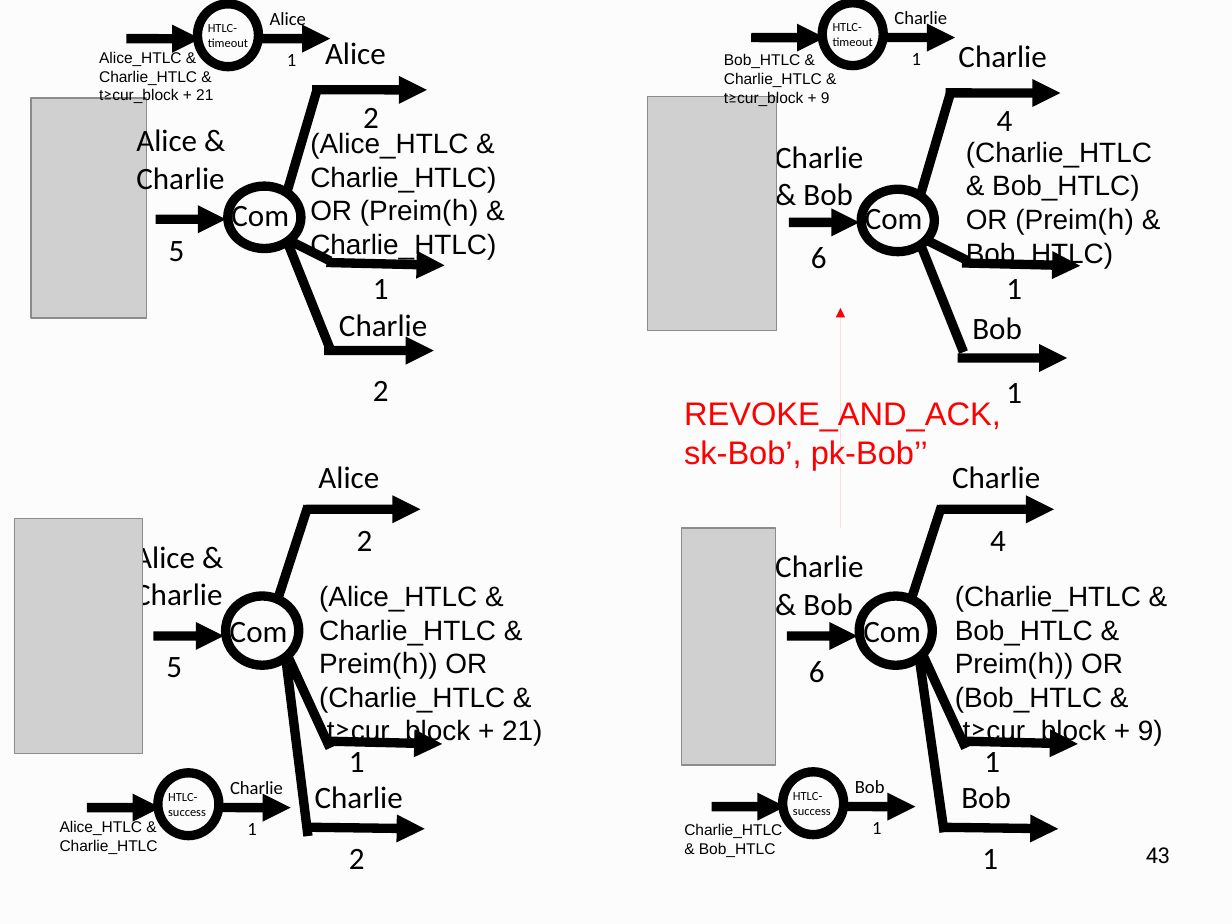
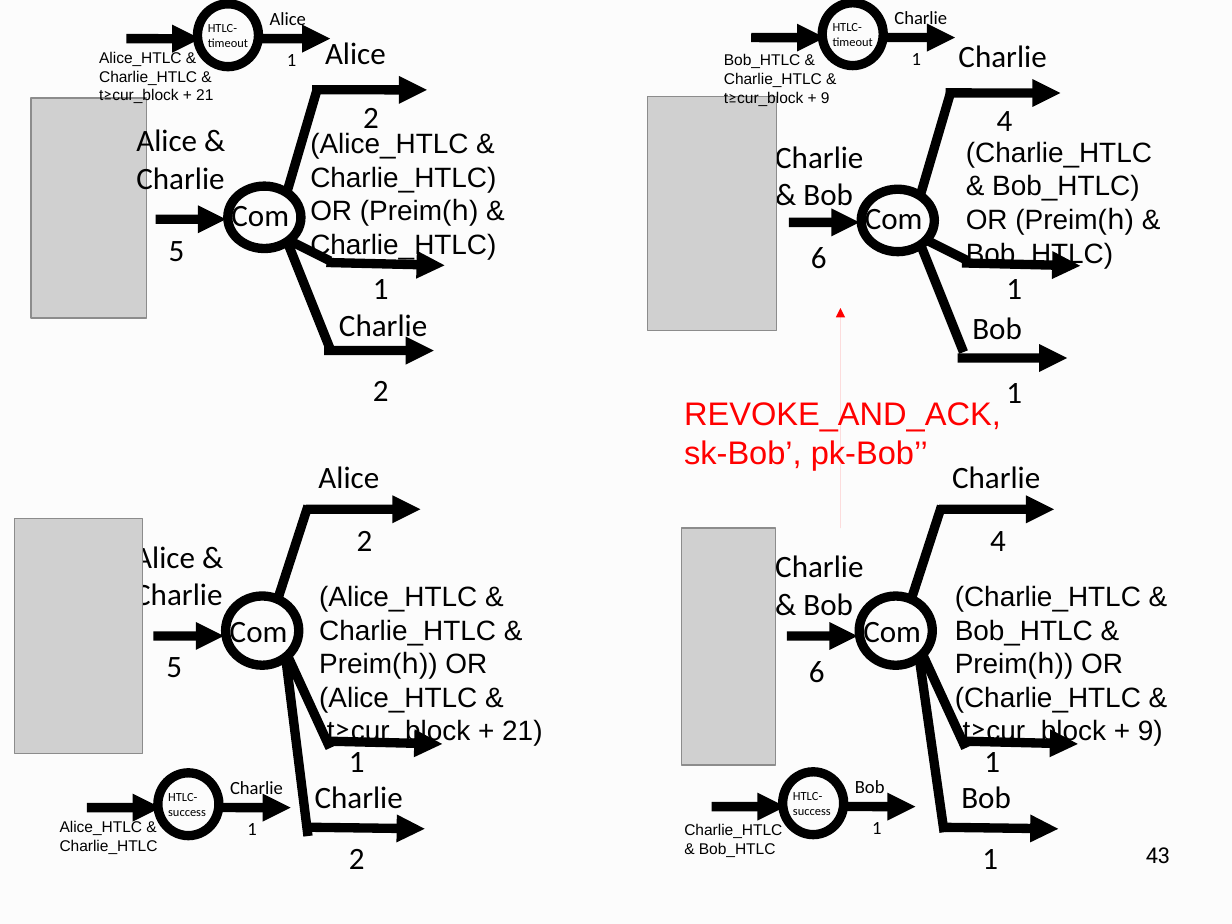
Before and after one commit to OrfeasLitos/PaymentChannels, a slide deck: slide 43 of ln-slides/multi-hop-slides.odp. Drawn at 1232x924 pixels with LibreOffice and Linux fonts; fonts in the diff are those of the drawing; grey boxes stand for pictures. Boxes give left, top, right and bottom in pixels: in the first picture for what was removed or moved away, otherwise in the second. Text is boxed around its words. In the diff, an @@ line names an element or a change of style, - is before the commit and + after.

Commit message:
Fix typos, add missing slide

```diff
--- a/ln-slides/multi-hop-slides.odp
+++ b/ln-slides/multi-hop-slides.odp
@@ text at (x1=319, y1=585, x2=496, y2=712): text changed @@
-(Alice_HTLC & Charlie_HTLC & Preim(h)) OR (Charlie_HTLC &
+(Alice_HTLC & Charlie_HTLC & Preim(h)) OR (Alice_HTLC &
@@ text at (x1=955, y1=585, x2=1141, y2=712): text changed @@
-(Charlie_HTLC & Bob_HTLC & Preim(h)) OR (Bob_HTLC &
+(Charlie_HTLC & Bob_HTLC & Preim(h)) OR (Charlie_HTLC &
```
Also in this commit, not shown: 14 other slides changed, 1 slide added, 1 other file.
